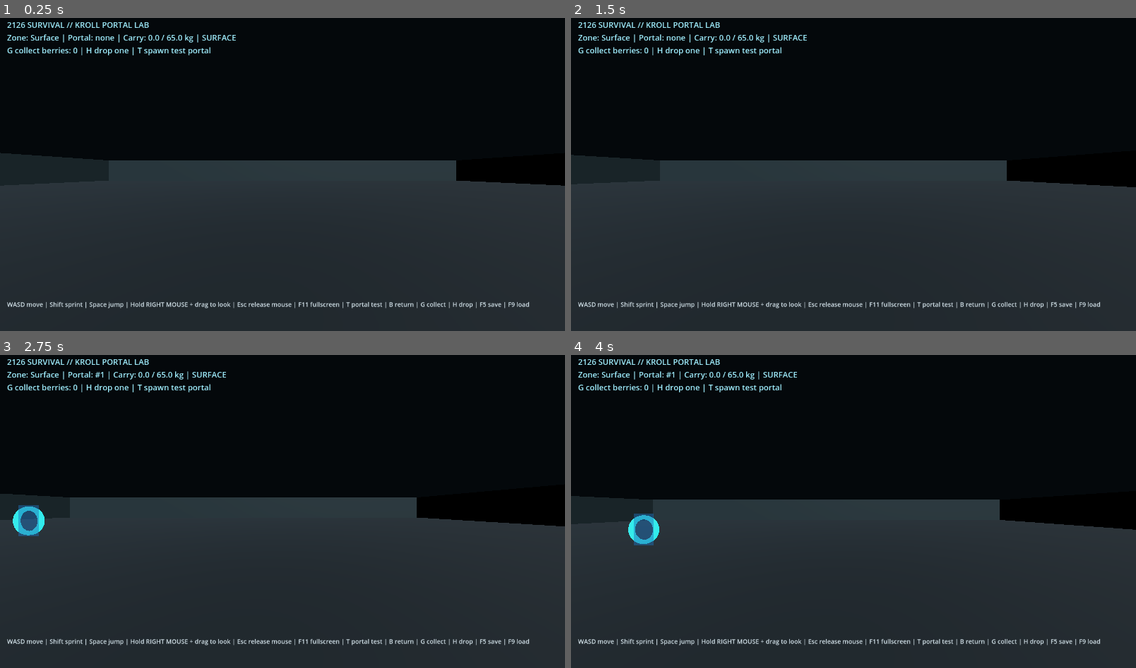
Above: before the commit, frames 1-4 (two rows, left to right).
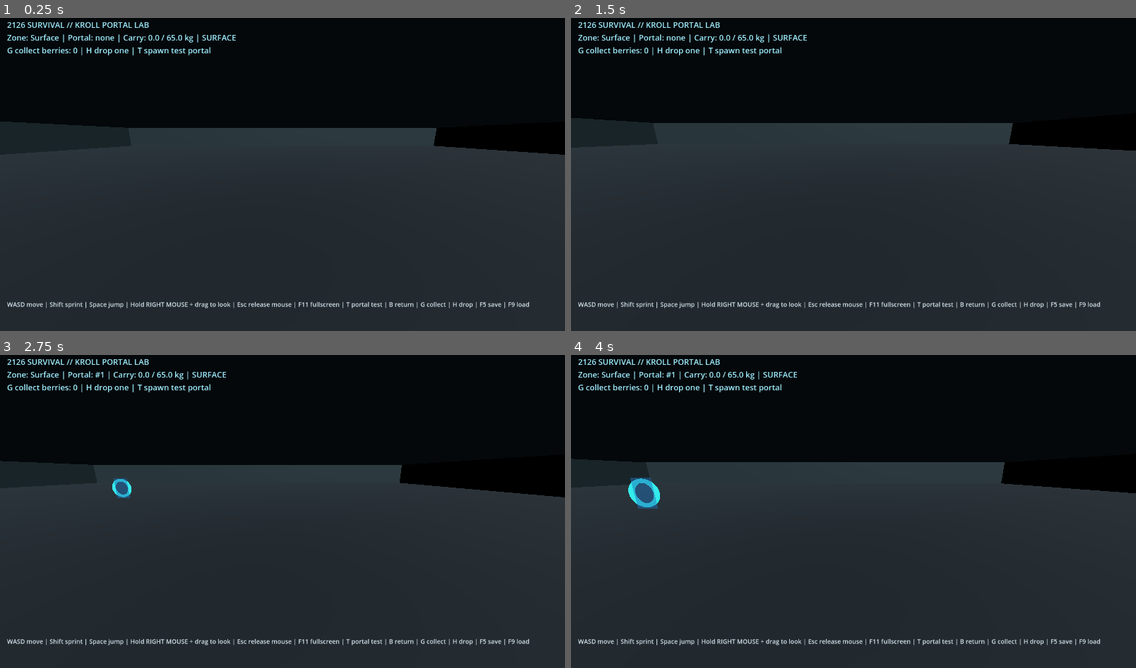
Above: after the commit, the same moments.

Repository: qaqp980520-prog/2126-Survival
Game: Godot game, scene res://prototypes/BackroomsPortalPlayground.tscn
The game is run twice, just before and just after one commit, with the same random seed, the same clock (stepped at 60 frames per second) and the same inputs.
Inputs (mouse positions are in pixels of both pictures, inside the frame that each line leads up to):
- Up to frame 1 (0.25 s): no input
- Up to frame 2 (1.5 s): tap Enter at 0.5 s; move the mouse to (977, 155) at 0.52 s; hold D 0.53-1.25 s; tap V at 0.6 s; click (977, 155) at 0.67 s; tap Space at 0.77 s; drag from (740, 187) to (825, 237) at 1.27 s
- Up to frame 3 (2.75 s): tap Space at 2 s; move the mouse to (339, 439) at 2.02 s; hold D from 2.03 s (still down); hold R from 2.03 s (still down); click (339, 439) at 2.17 s; tap V at 2.3 s
- Up to frame 4 (4 s): release D at 2.75 s; release R at 2.75 s; drag from (825, 574) to (684, 461) at 2.77 s; tap Enter at 3.5 s; move the mouse to (1023, 558) at 3.52 s; hold A from 3.53 s (still down); tap 2 at 3.6 s; click (1023, 558) at 3.67 s; tap Space at 3.77 s; tap V at 3.8 s

The runs differ from the first frame. In frame 1, 10% of the frame differs, in the area x 0-100%, y 33-54%; in frame 2, 12%; in frame 3, 11%; in frame 4, 12%, in the area x 0-100%, y 33-61%.

Commit message:
Add third-person avatar camera with first-person toggle

Diff:
--- a/prototypes/BackroomsPlayerController.gd
+++ b/prototypes/BackroomsPlayerController.gd
@@ -9,7 +9,9 @@
 
 @onready var camera: Camera3D = $Camera3D
 var _look_active: bool = false
-var _pitch: float = 0.0
+var _pitch: float = deg_to_rad(-12.0)
+var _third_person: bool = true
+var avatar_visual: Node3D
 var world_bridge: Node
 
 func bind_world_bridge(candidate: Node) -> bool:
@@ -28,11 +30,25 @@
         return true
     return bool(world_bridge.call("can_player_jump"))
 
+func bind_avatar_visual(candidate: Node3D) -> bool:
+    if candidate == null:
+        return false
+    avatar_visual = candidate
+    _apply_camera_mode()
+    return true
+
+func _apply_camera_mode() -> void:
+    if camera != null:
+        camera.position = Vector3(0.0, 2.3, 5.5) if _third_person else Vector3(0.0, 1.62, 0.0)
+        camera.rotation = Vector3(_pitch, 0.0, 0.0)
+        camera.current = true
+    if avatar_visual != null and is_instance_valid(avatar_visual):
+        avatar_visual.visible = _third_person
+
 func _ready() -> void:
     add_to_group("player")
-    camera.position = Vector3(0.0, 1.62, 0.0)
-    camera.rotation = Vector3.ZERO
     camera.current = true
+    _apply_camera_mode()
     Input.mouse_mode = Input.MOUSE_MODE_VISIBLE
 
 func _input(event: InputEvent) -> void:
@@ -45,6 +61,10 @@
         _pitch = clampf(_pitch - event.relative.y * mouse_sensitivity,
             deg_to_rad(-pitch_limit_degrees), deg_to_rad(pitch_limit_degrees))
         camera.rotation.x = _pitch
+        get_viewport().set_input_as_handled()
+    elif event is InputEventKey and event.pressed and not event.echo and event.keycode == KEY_V:
+        _third_person = not _third_person
+        _apply_camera_mode()
         get_viewport().set_input_as_handled()
     elif event is InputEventKey and event.pressed and event.keycode == KEY_ESCAPE:
         _look_active = false
